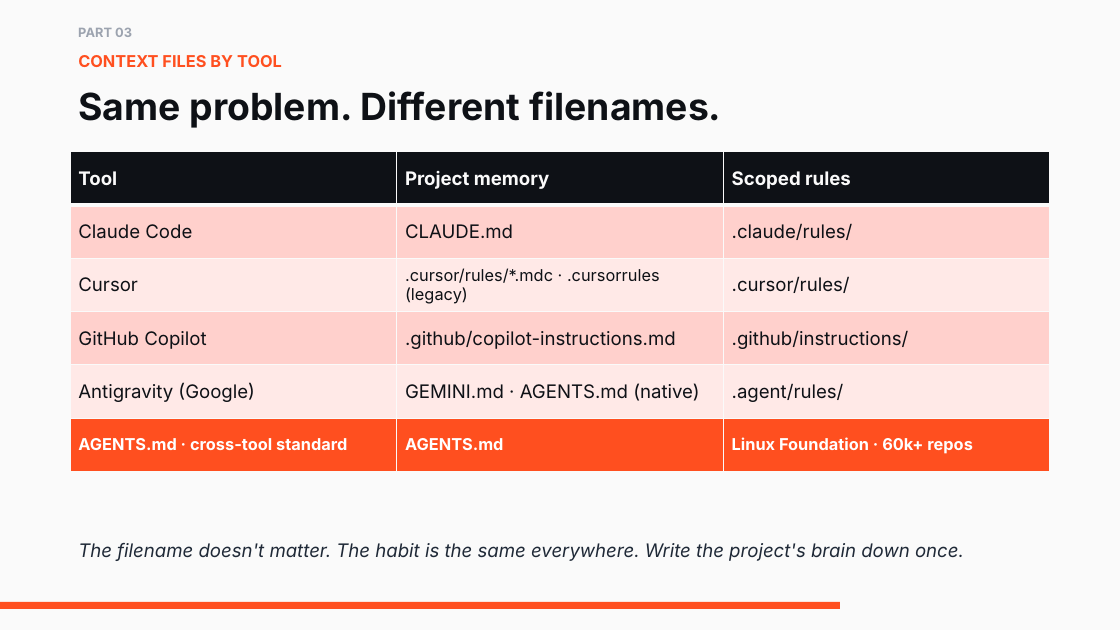
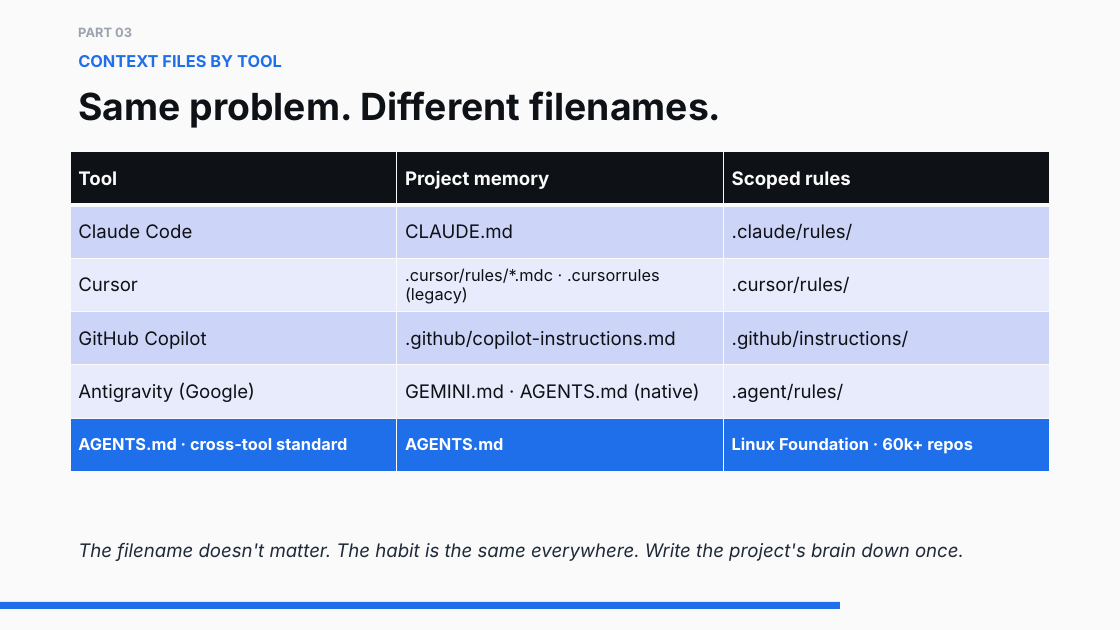
Before and after one commit to kbagher/agentic-coding-workshop, a slide deck: slide 11 of Agentic Coding.pptx. Drawn at 1120x630 pixels with LibreOffice and Linux fonts; fonts in the diff are those of the drawing. Boxes give left, top, right and bottom in pixels: in the first picture for what was removed or moved away, otherwise in the second. Text is boxed around its words. In the diff, an @@ line names an element or a change of style, - is before the commit and + after.

```diff
--- a/Agentic Coding.pptx
+++ b/Agentic Coding.pptx
@@ text "CONTEXT FILES BY TOOL" at [78, 55, 282, 67]: text colour #FF4F1F to #1F6FEB @@
@@ table at [70, 152, 1050, 472] @@
@@ fill #FFD0CD to #CDD5F7 in 6 cells @@
@@ fill #FFE9E8 to #E8EBFB in 6 cells @@
@@ fill #FF4F1F to #1F6FEB in row 6 @@
@@ rectangle at [0, 602, 840, 609]: fill #FF4F1F to #1F6FEB @@
```
Also in this commit, not shown: 22 other slides changed, 9 other files.
